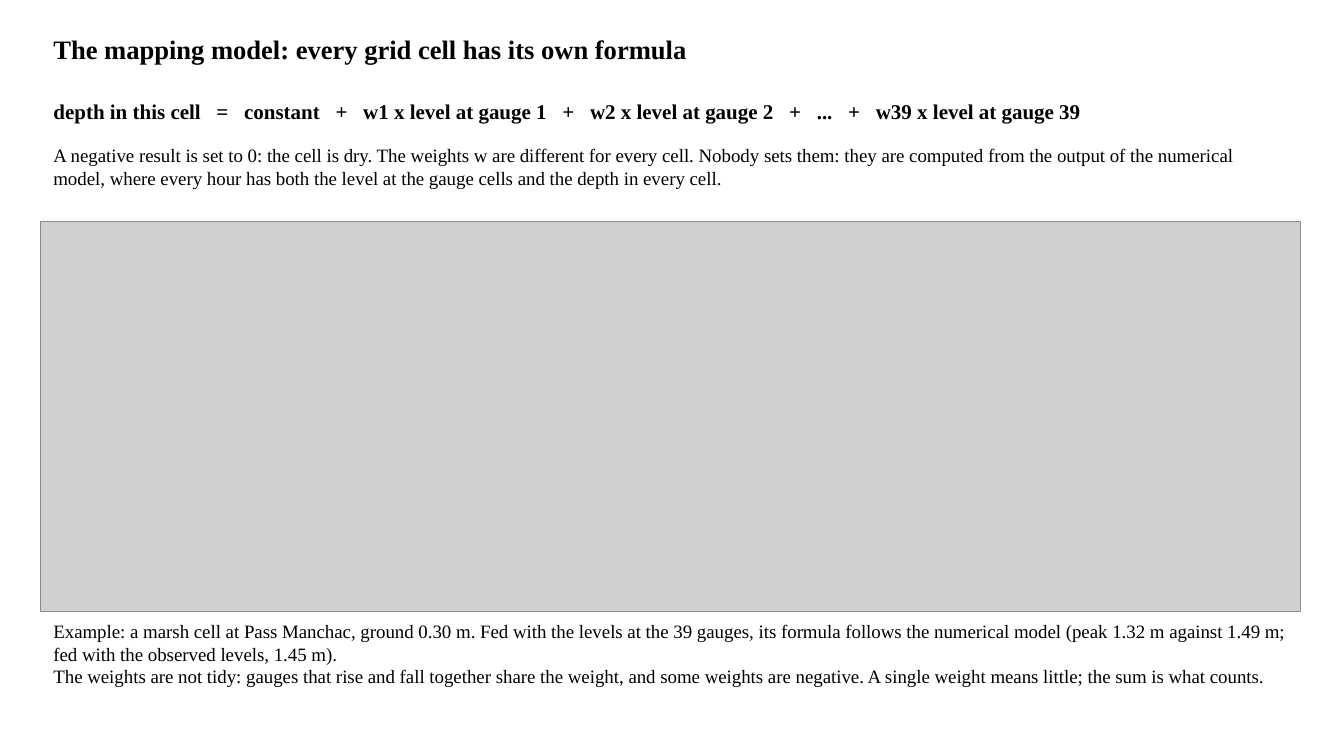
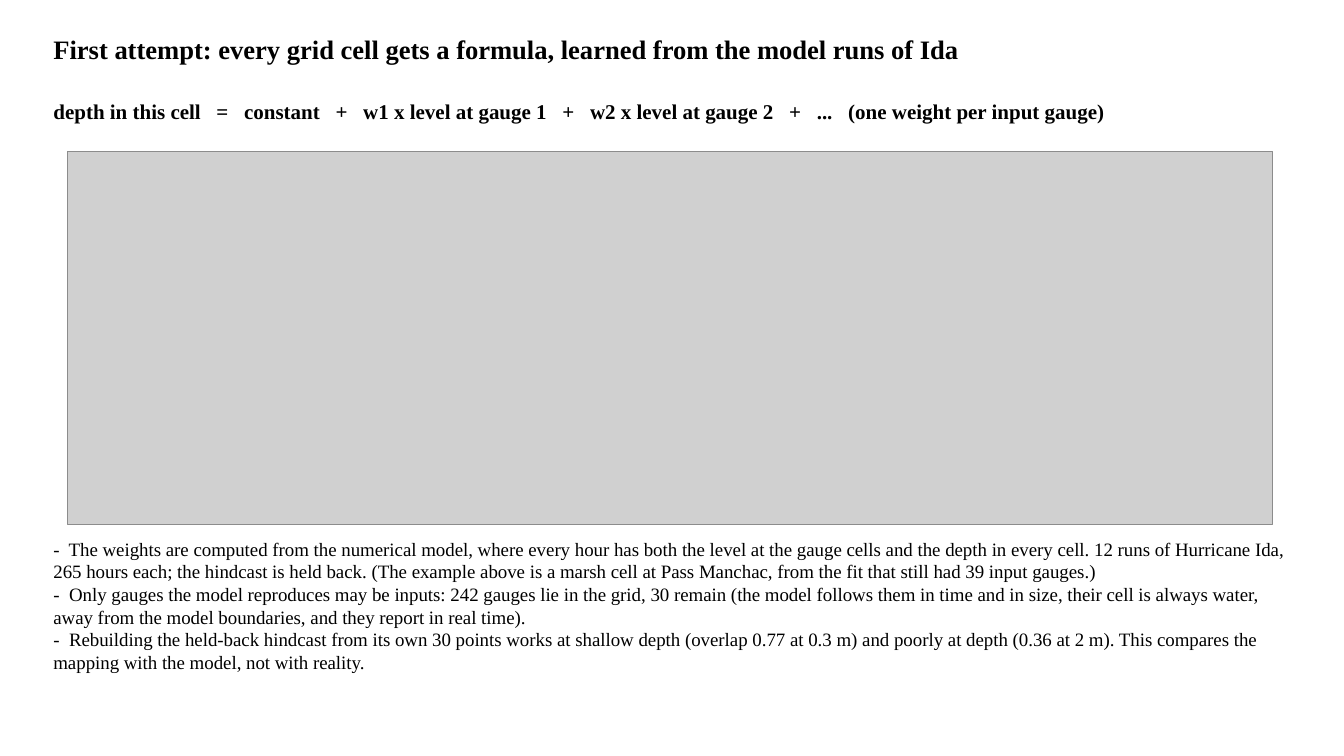
Before and after one commit to LaurenW1997/subdomainLSTM, a slide deck: slide 3 of deliverables/36_floodmap_explained.pptx (slide 2 before the commit). Drawn at 1344x756 pixels with LibreOffice and Linux fonts; fonts in the diff are those of the drawing; grey boxes stand for pictures. Boxes give left, top, right and bottom in pixels: in the first picture for what was removed or moved away, otherwise in the second. Text is boxed around its words. In the diff, an @@ line names an element or a change of style, - is before the commit and + after.

```diff
--- a/deliverables/36_floodmap_explained.pptx
+++ b/deliverables/36_floodmap_explained.pptx
@@ text at (53, 40, 958, 65): text changed @@
-The mapping model: every grid cell has its own formula
+First attempt: every grid cell gets a formula, learned from the model runs of Ida
@@ text at (53, 104, 1104, 124): text changed @@
-depth in this cell = constant + w1 x level at gauge 1 + w2 x level at gauge 2 + ... + w39 x level at gauge 39
+depth in this cell = constant + w1 x level at gauge 1 + w2 x level at gauge 2 + ... (one weight per input gauge)
@@ text removed at (53, 148, 1233, 189) @@
-A negative result is set to 0: the cell is dry. The weights w are different for every cell. Nobody sets them: they are computed from the output of the numerical model, where every hour has both the level at the gauge cells and the depth in every cell.
@@ picture: place and size @@
-picture at (40, 222, 1301, 612)
+picture at (68, 151, 1272, 524)
@@ text added at (53, 542, 1284, 673), 13.5 pt, text #000000 @@
+- The weights are computed from the numerical model, where every hour has both the level at the gauge cells and the depth in every cell. 12 runs of Hurricane Ida, 265 hours each; the hindcast is held back. (The example above is a marsh cell at Pass Manchac, from the fit that still had 39 input gauges.)
+- Only gauges the model reproduces may be inputs: 242 gauges lie in the grid, 30 remain (the model follows them in time and in size, their cell is always water, away from the model boundaries, and they report in real time).
+- Rebuilding the held-back hindcast from its own 30 points works at shallow depth (overlap 0.77 at 0.3 m) and poorly at depth (0.36 at 2 m). This compares the mapping with the model, not with reality.
@@ text removed at (53, 624, 1285, 687) @@
-Example: a marsh cell at Pass Manchac, ground 0.30 m. Fed with the levels at the 39 gauges, its formula follows the numerical model (peak 1.32 m against 1.49 m; fed with the observed levels, 1.45 m).
-The weights are not tidy: gauges that rise and fall together share the weight, and some weights are negative. A single weight means little; the sum is what counts.
```
Also in this commit, not shown: 15 slides added, 13 slides removed, 3 other files.
